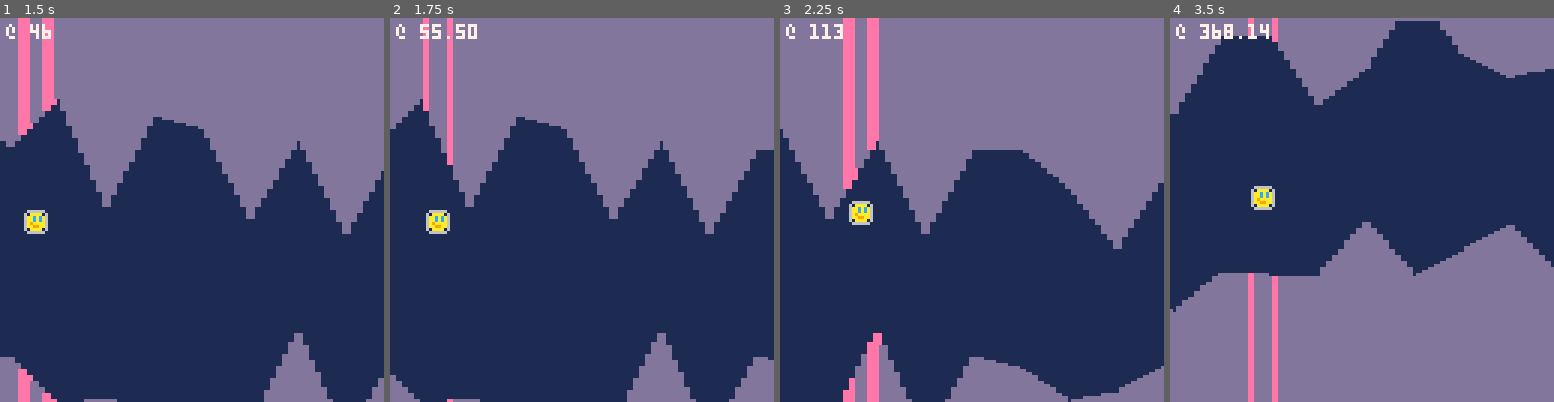
Above: before the commit, frames 1-4 (left to right).
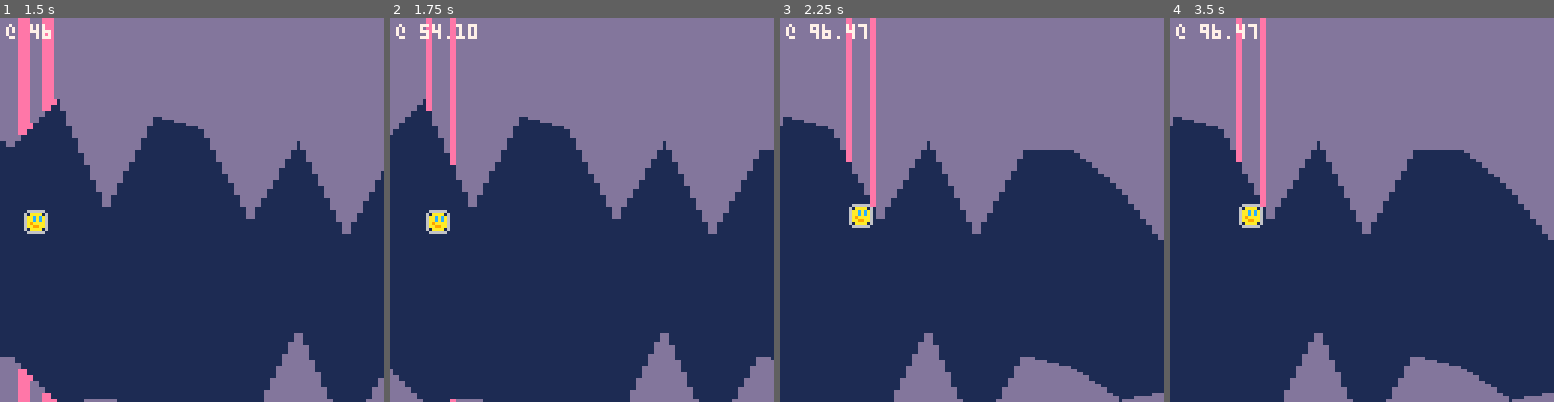
Above: after the commit, the same moments.

Repository: broquaint/pico8-carts
Game: PICO-8 cartridge eggjam3.p8
Same seed, same stepped clock (60 frames per second), same inputs: the game is played once before the commit and once after it.
Inputs:
- Up to frame 1 (1.5 s): tap X (X key) at 0.33, 1.07 s; tap O (Z key) at 0.7 s
- Up to frame 2 (1.75 s): hold Right from 1.6 s (still down); tap O (Z key) at 1.7 s
- Up to frame 3 (2.25 s): tap X (X key) at 1.85 s; release Right at 2.1 s; tap O (Z key) at 2.1 s; hold Up from 2.15 s (still down)
- Up to frame 4 (3.5 s): release Up at 2.42 s; hold Right 2.47-3.03 s; tap O (Z key) at 2.5, 2.9, 3.3 s; tap X (X key) at 2.97 s; hold Left from 3.08 s (still down)

Frame 1 is identical in both runs. In frame 2, 2.6% of the frame differs, in the area x 0-100%, y 0-100%; in frame 3, 19%; in frame 4, 63%.

Commit message:
Collision detection
Now making use of that structured terrain.

Diff:
--- a/eggjam3.p8
+++ b/eggjam3.p8
@@ -47,25 +47,76 @@
 cam_speed = 1
 player_x = 8
 player_y = 64
+
+g_max_speed = 5
+g_min_speed = 1
+
+function did_collide(terr, x, y, test)
+   local px0 = x + cam_x
+   local px1 = px0 + 8
+   local py0 = y
+   local py1 = py0 + 8
+
+   for pos in all(terr) do
+      if test(pos, px0, px1, py0, py1) then
+         return true
+      end
+   end
+
+   return false
+end
+
+function did_collide_up(x, y)
+   local function coll_test(pos, px0, px1, py0, py1)
+      return ((px0 >= pos.x and px0 <= (pos.x+2))
+           or (px1 >= pos.x and px1 <= (pos.x+2)))
+         and py0 < pos.y
+   end
+
+   return did_collide(terrain.up, x, y, coll_test)
+end
+
+function did_collide_down(x, y)
+   local function coll_test(pos, px0, px1, py0, py1)
+      return ((px0 >= pos.x and px0 <= (pos.x+2))
+           or (px1 >= pos.x and px1 <= (pos.x+2)))
+         and py1 > (128-pos.y)
+   end
+
+   return did_collide(terrain.down, x, y, coll_test)
+end
+
 function _update()
+   local next_x = player_x
+   local next_y = player_y
+   local next_s = cam_speed
    if btn(b_right) then
-      player_x += 1
-      cam_speed += 0.25
+      next_x += 1
+      -- TODO Momentum!
+      next_s = min(g_max_speed, max(0.2, cam_speed) * 1.1)
    end
    if btn(b_left) then
-      player_x -= 1
-      cam_speed -= 0.25
+      next_x -= 1
+      next_s = max(g_min_speed, cam_speed * 0.9)
    end
    if btn(b_up) then
-      player_y -= 1
+      next_y -= 1
    end
    if btn(b_down) then
-      player_y += 1
+      next_y += 1
    end
 
-   cam_x += cam_speed
+   if did_collide_up(next_x, next_y) or did_collide_down(next_x, next_y) then
+      dump('collided at ',next_x,'x',next_y)
+   else
+      player_x  = next_x
+      player_y  = next_y
+      cam_speed = next_s
 
-   camera(flr(cam_x))
+      cam_x += cam_speed
+
+      camera(flr(cam_x))
+   end
 end
 
 function draw_terrain(terr, do_draw)
